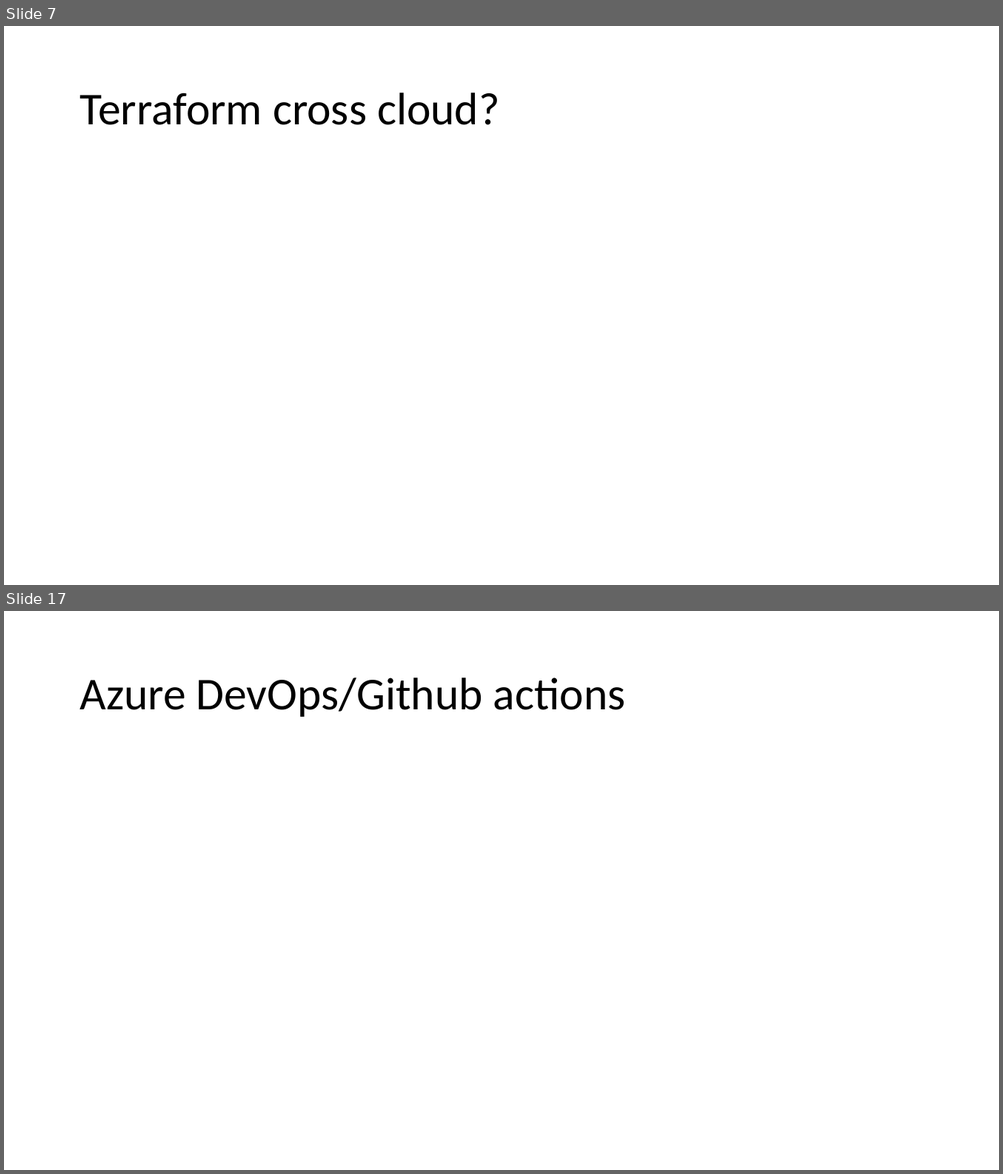
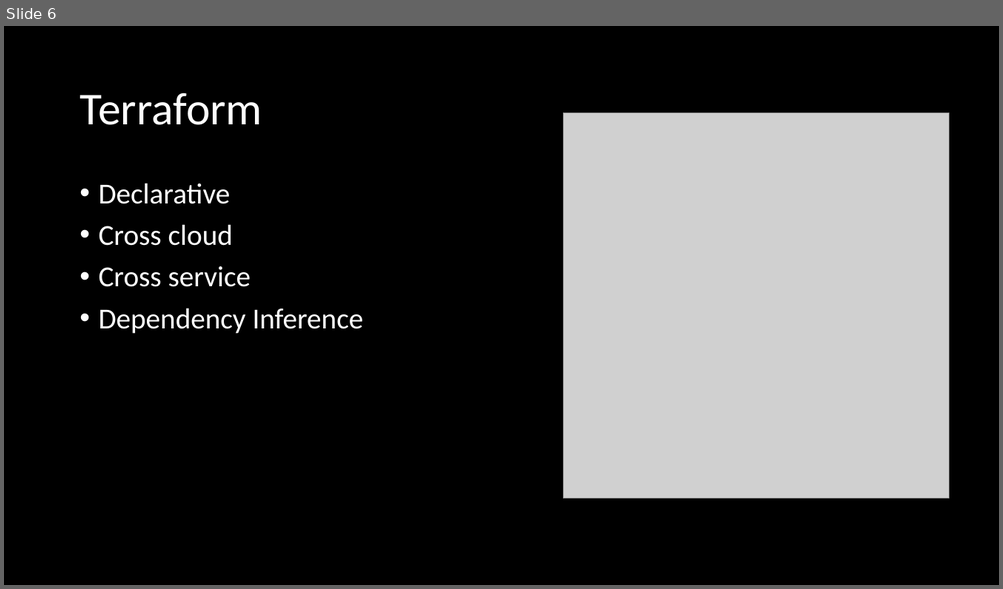
Before and after one commit to fortunkam/terraform-101, a slide deck: presentation/Terraform 101.pptx. Shown one above the other, each under a label of ours: slides 7 and 17 before the commit, slide 6 after it; the slides between them are not shown. The pictures are 1003x1174 and 1003x589 pixels, drawn with LibreOffice and Linux fonts; fonts in the diff are those of the drawing; grey boxes stand for pictures; background and template pictures are left out. Boxes give left, top, right and bottom in pixels: in the first picture for what was removed or moved away, otherwise in the second. Text is boxed around its words. In the diff, an @@ line names an element or a change of style, - is before the commit and + after.

```diff
--- a/presentation/Terraform 101.pptx
+++ b/presentation/Terraform 101.pptx
@@ slide 17 removed at (x1=4, y1=611, x2=999, y2=1170), background #FFFFFF @@
@@ title removed at (x1=79, y1=678, x2=626, y2=717) @@
-Azure DevOps/Github actions
@@ what was slide 7 is now slide 6 @@
@@ slide 6 changed as well @@
@@ background #FFFFFF to #000000 @@
@@ title at (x1=79, y1=93, x2=262, y2=125): text changed; text colour #000000 to #FFFFFF @@
-Terraform cross cloud?
+Terraform
@@ picture added at (x1=563, y1=113, x2=948, y2=499) @@
@@ text added at (x1=99, y1=183, x2=364, y2=334), 28 pt, text #FFFFFF @@
+• Declarative
+• Cross cloud
+• Cross service
+• Dependency Inference
```
Also in this commit, not shown: 5 other slides changed, 6 slides added, 17 other slides removed, 8 other files.
